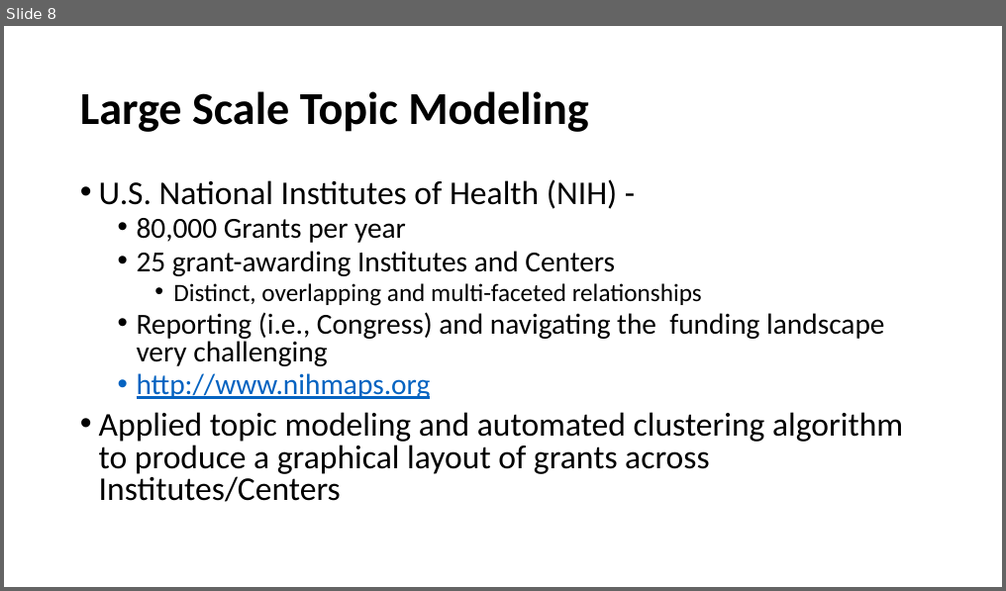
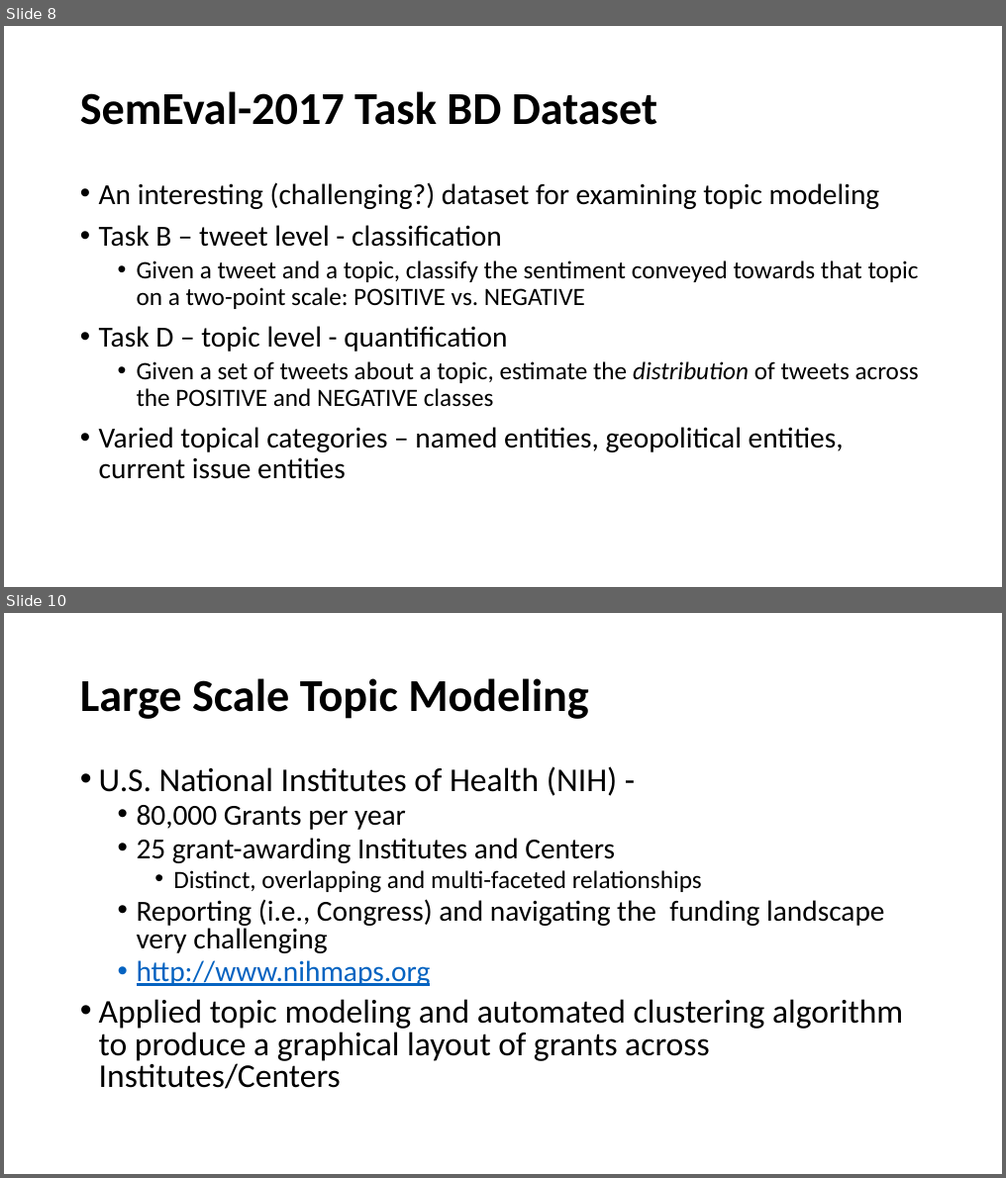
Before and after one commit to ANLY580/lectures, a slide deck: 8-topic-models/ANLY580_Fall2019_TopicModels.pptx. Shown one above the other, each under a label of ours: slide 8 before the commit, slides 8 and 10 after it; the slides between them are not shown. The pictures are 1006x591 and 1006x1178 pixels, drawn with LibreOffice and Linux fonts; fonts in the diff are those of the drawing. Boxes give left, top, right and bottom in pixels: in the first picture for what was removed or moved away, otherwise in the second. Text is boxed around its words. In the diff, an @@ line names an element or a change of style, - is before the commit and + after.

Commit message:
update slides topic modeling

```diff
--- a/8-topic-models/ANLY580_Fall2019_TopicModels.pptx
+++ b/8-topic-models/ANLY580_Fall2019_TopicModels.pptx
@@ slide 8 added at <box>4,26,1002,587</box>, background #FFFFFF @@
@@ title added at <box>80,91,657,125</box>, 44 pt, text #000000, bold @@
+SemEval-2017 Task BD Dataset
@@ text added at <box>99,182,919,479</box>, 28 pt, text #000000 @@
+• An interesting (challenging?) dataset for examining topic modeling
+• Task B – tweet level - classification
+  • Given a tweet and a topic, classify the sentiment conveyed towards that topic on a two-point scale: POSITIVE vs. NEGATIVE
+• Task D – topic level - quantification
+  • Given a set of tweets about a topic, estimate the distribution of tweets across the POSITIVE and NEGATIVE classes
+• Varied topical categories – named entities, geopolitical entities, current issue entities
@@ what was slide 8 is now slide 10 @@
```
Also in this commit, not shown: 5 slides changed, 7 other slides added, 1 slide removed, 2 other files.
